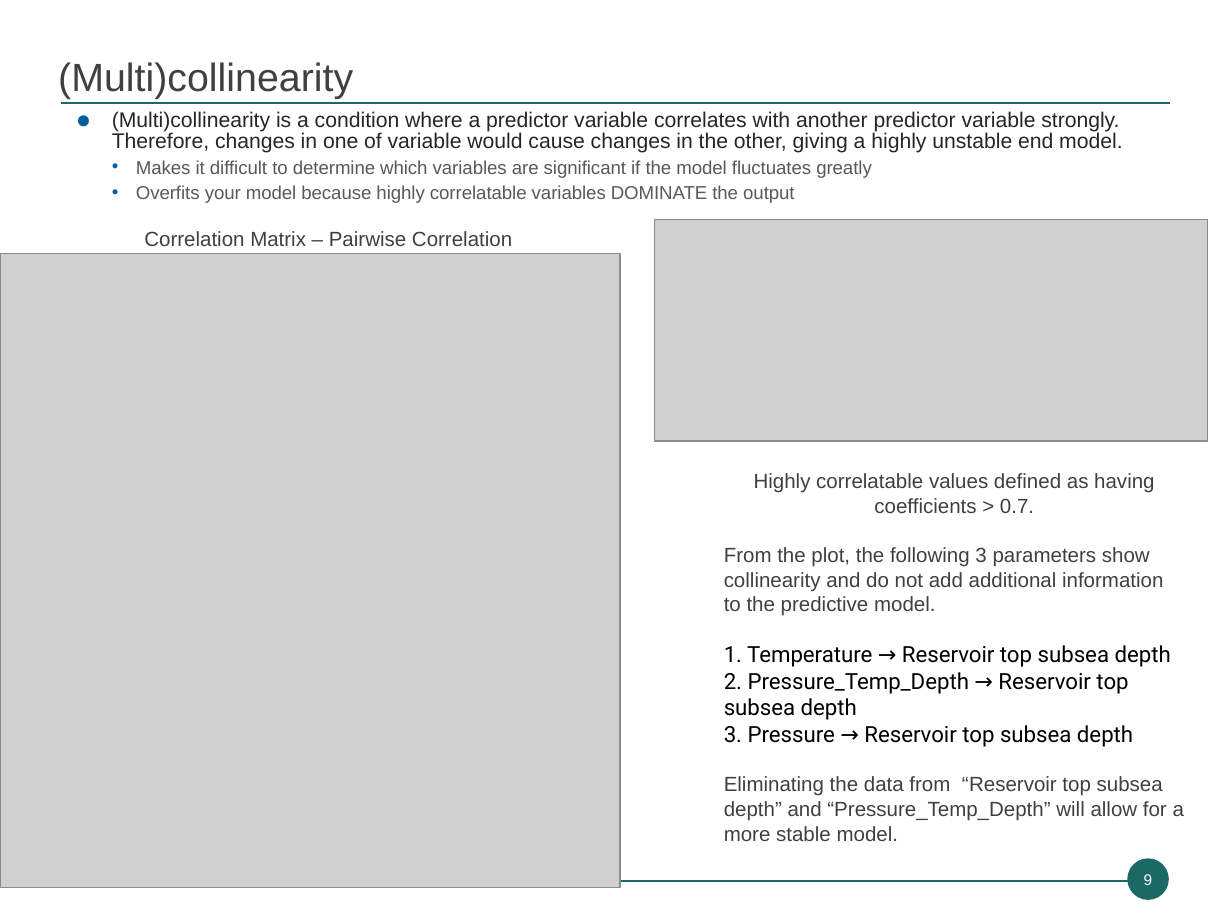
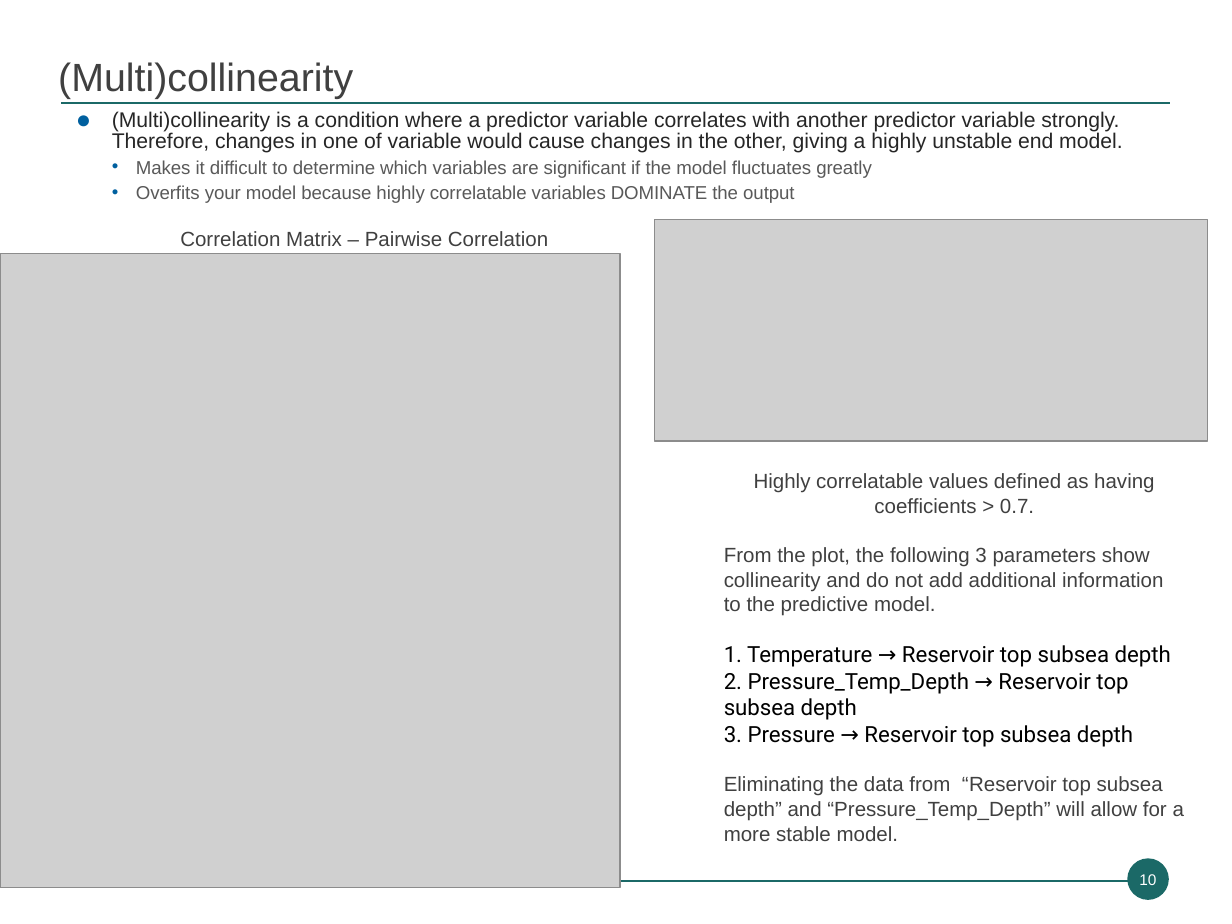
Before and after one commit to munishkumar-gh/munishkumar-gh.github.io, a slide deck: slide 10 of SPE_Paper/Prediction of Recovery Factor using Machine Learning Methods.pptx (slide 9 before the commit). Drawn at 1232x924 pixels with LibreOffice and Linux fonts; fonts in the diff are those of the drawing; grey boxes stand for pictures; background and template pictures are left out. Boxes give left, top, right and bottom in pixels: in the first picture for what was removed or moved away, otherwise in the second. Text is boxed around its words. In the diff, an @@ line names an element or a change of style, - is before the commit and + after.

```diff
--- a/SPE_Paper/Prediction of Recovery Factor using Machine Learning Methods.pptx
+++ b/SPE_Paper/Prediction of Recovery Factor using Machine Learning Methods.pptx
@@ text "Correlation Matrix – Pairwise Correlation": place and size @@
-text "Correlation Matrix – Pairwise Correlation" at box(144, 231, 512, 246)
+text "Correlation Matrix – Pairwise Correlation" at box(180, 231, 548, 246)
@@ page number at box(1139, 874, 1156, 885): text changed @@
-9
+10
```
Also in this commit, not shown: 11 other slides changed, 5 slides added, 2 slides removed, 11 other files.
